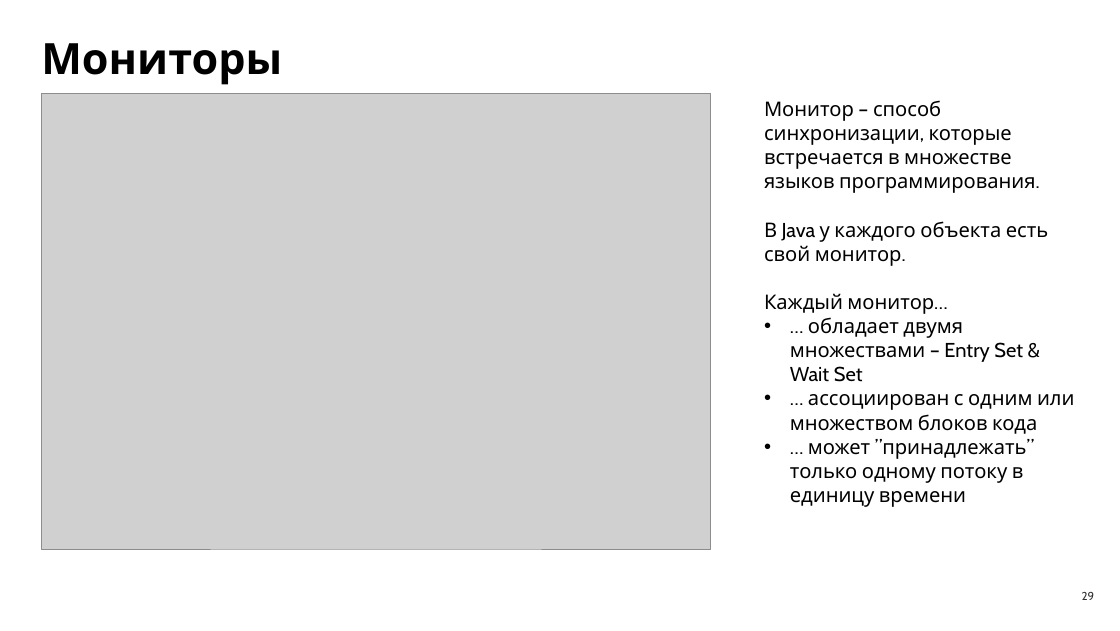
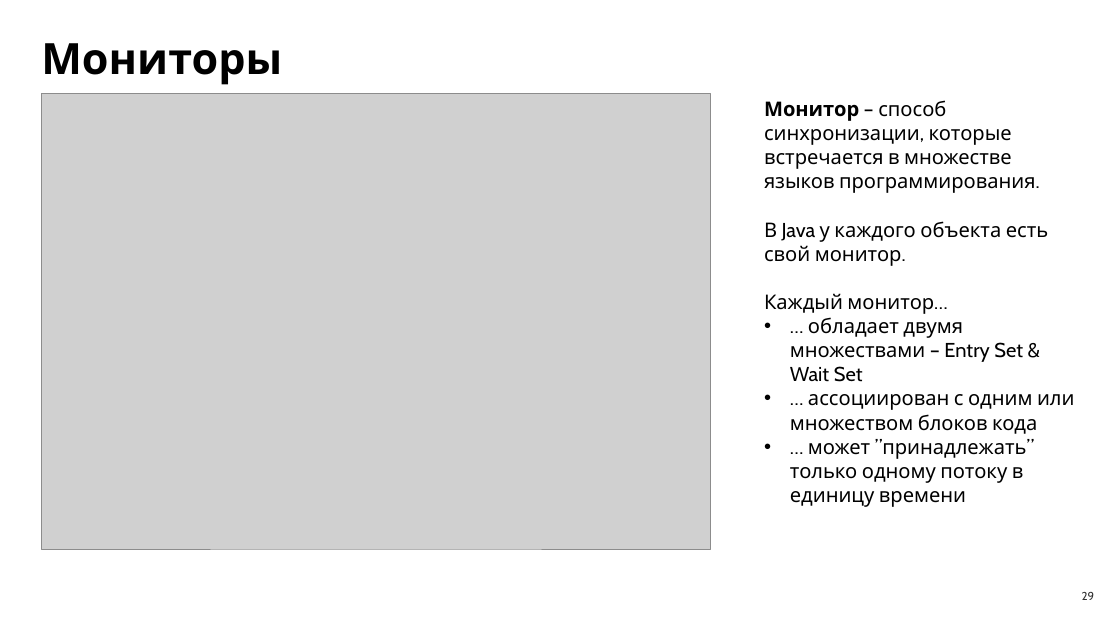
Before and after one commit to LilZaChill/market-pulse-ustinov, a slide deck: slide 29 of advanced/docs/seminar10/Семинар 10.pptx. Drawn at 1120x631 pixels with LibreOffice and Linux fonts; fonts in the diff are those of the drawing; grey boxes stand for pictures. Boxes give left, top, right and bottom in pixels: in the first picture for what was removed or moved away, otherwise in the second. Text is boxed around its words. In the diff, an @@ line names an element or a change of style, - is before the commit and + after.

```diff
--- a/advanced/docs/seminar10/Семинар 10.pptx
+++ b/advanced/docs/seminar10/Семинар 10.pptx
@@ text at bbox=[764, 100, 1036, 193]: bold on in "Монитор" @@
```
Also in this commit, not shown: 10 other slides changed, 4 slides added, 4 slides removed.
